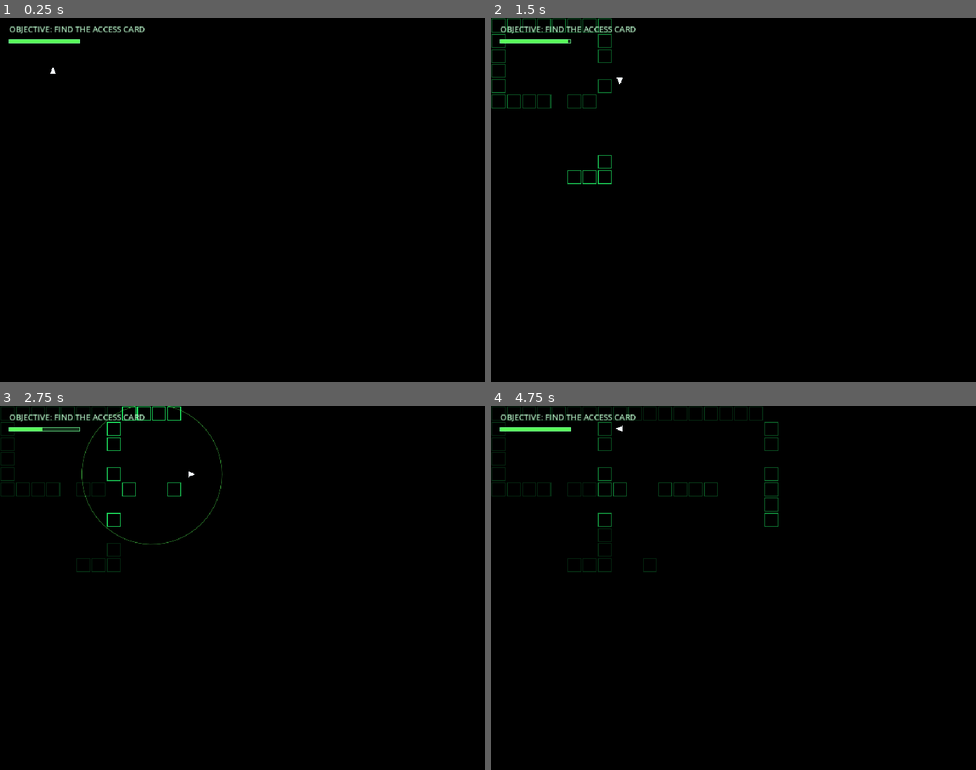
Above: before the commit, frames 1-4 (two rows, left to right).
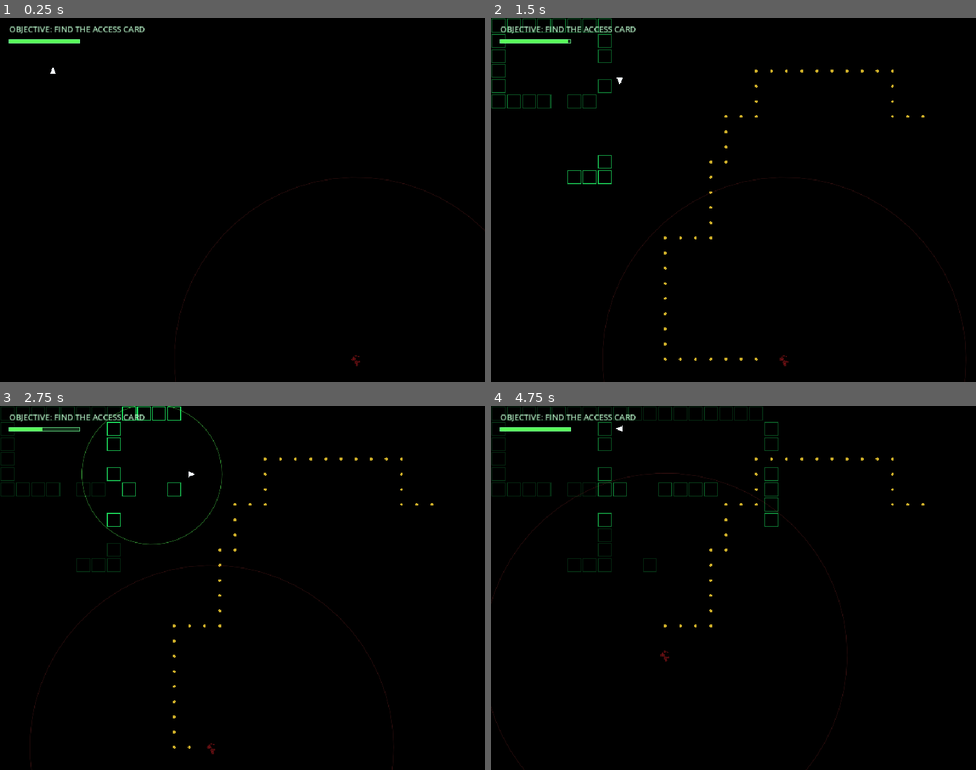
Above: after the commit, the same moments.

Repository: UnderstoodUseYourUsernameHere/Sonar
Game: Godot game, scene res://scenes/main.tscn
Same seed, same stepped clock (60 frames per second), same inputs: the game is played once before the commit and once after it.
Inputs (mouse positions are in pixels of both pictures, inside the frame that each line leads up to):
- Up to frame 1 (0.25 s): no input
- Up to frame 2 (1.5 s): tap Enter at 0.5 s; move the mouse to (840, 181) at 0.52 s; hold Right (move_right) 0.53-1.28 s; tap Space (ping) at 0.6, 1.35 s; click (840, 181) at 0.67 s; move the mouse to (636, 218) at 1.27 s; hold S (move_down) from 1.28 s (still down)
- Up to frame 3 (2.75 s): move the mouse to (291, 507) at 2.02 s; release S (move_down) at 2.03 s; hold Right (move_right) from 2.03 s (still down); tap Alt at 2.1 s; tap Space (ping) at 2.3 s
- Up to frame 4 (4.75 s): move the mouse to (709, 660) at 2.77 s; release Right (move_right) at 2.78 s; hold W (move_up) 2.78-3.53 s; tap Shift at 2.85 s; click (709, 660) at 2.92 s; tap Space (ping) at 3.05, 3.6, 4.35 s; move the mouse to (879, 642) at 3.52 s; hold Left (move_left) from 3.53 s (still down); move the mouse to (588, 533) at 4.27 s

The runs differ from the first frame. In frame 1, 0.1% of the frame differs, in the area x 36-100%, y 43-100%; in frame 2, 0.4%, in the area x 23-98%, y 14-100%; in frame 3, 0.4%; in frame 4, 0.4%.

Commit message:
Added noise system with monster hearing range, pings outside of that range do not alert the monster.

Diff:
--- a/scripts/main.gd
+++ b/scripts/main.gd
@@ -12,6 +12,7 @@
 const PING_COOLDOWN: float = 0.9
 const PING_RING_WIDTH: float = 1.0
 const PING_RING_COLOR: Color = Color(0.35, 1.0, 0.35, 1.0)
+const PING_NOISE_RANGE_TILES: float = 12.0 ## How far the monster can hear a ping, its larger than the radius on purpose
 
 const WALL_DIM_SEEN_ALPHA: float = 0.18 ## A wall thats been seen before never dims below this(its going to be an alpha, sigma oh my god!!!!)
 const WALL_FLASH_DURATION: float = 1.2
@@ -42,7 +43,7 @@
 const EXIT_DIM_ALPHA: float = 0.30
 const EXIT_FLASH_DURATION: float = 1.0
 
-const DEBUG_SHOW_MONSTER: bool = false
+const DEBUG_SHOW_MONSTER: bool = true
 
 const MAP_ROWS: Array[String] = [
 	"################################",
@@ -109,8 +110,12 @@
 var wall_cells: Array[Vector2i] = []
 var walkable_cells: Array[Vector2i] = []
 var wall_last_lit: Dictionary = {}
-var last_ping_cell: Vector2i = Vector2i.ZERO
+
 var last_ping_time: float = -1000.0
+
+var last_noise_cell: Vector2i = Vector2i.ZERO
+var last_noise_time: float = -1000.0
+var last_noise_range_tiles: float = 0.0
 
 var monster_cell: Vector2i = Vector2i.ZERO
 var monster_draw_position: Vector2 = Vector2.ZERO
@@ -128,7 +133,7 @@
 var monster_roam_wait_remaining: float = 0.0
 
 var monster_state: MonsterState = MonsterState.ROAMING
-var monster_last_heard_ping_time: float = -1000.0
+var monster_last_heard_noise_time: float = -1000.0
 var monster_investigation_target: Vector2i = Vector2i.ZERO
 var monster_needs_new_path: bool = false
 
@@ -642,8 +647,20 @@
 
 	active_pulses.append(SonarPulse.new(origin, origin_cell))
 
-	last_ping_cell = origin_cell
+	_make_noise(origin_cell, PING_NOISE_RANGE_TILES)
 	last_ping_time = game_time
+
+func _make_noise(cell: Vector2i, range_tiles: float) -> void:
+	if is_equal_approx(last_noise_time, game_time) and range_tiles < last_noise_range_tiles:
+		return
+
+	last_noise_cell = cell
+	last_noise_time = game_time
+	last_noise_range_tiles = range_tiles
+
+func _monster_can_hear(cell: Vector2i, range_tiles: float) -> bool:
+	var distance: float = monster_draw_position.distance_to(_cell_center(cell))
+	return distance <= range_tiles * TILE_SIZE
 
 func _update_pulses(delta: float) -> void:
 	if active_pulses.is_empty():
@@ -662,9 +679,11 @@
 			active_pulses.remove_at(i)
 
 func _update_monster_ai(delta: float) -> void:
-	if last_ping_time > monster_last_heard_ping_time:
-		monster_last_heard_ping_time = last_ping_time
-		_begin_monster_investigation(last_ping_cell)
+	if last_noise_time > monster_last_heard_noise_time:
+		monster_last_heard_noise_time = last_noise_time
+
+		if _monster_can_hear(last_noise_cell, last_noise_range_tiles):
+			_begin_monster_investigation(last_noise_cell)
 
 	match monster_state:
 		MonsterState.ROAMING:
@@ -785,6 +804,7 @@
 	if DEBUG_SHOW_MONSTER:
 		_draw_debug_path()
 		_draw_monster_ai_debug()
+		draw_arc(monster_draw_position, PING_NOISE_RANGE_TILES * TILE_SIZE, 0.0, TAU, 64, Color(1.0, 0.3, 0.3, 0.15), 1.0, true)
 		_draw_monster_at(monster_draw_position, 0.35)
 
 	_draw_player()
@@ -910,12 +930,12 @@
 	var color: Color = Color(base_color, alpha)
 
 	var door_rect: Rect2 = Rect2(
-		exit_draw_position - Vector2(14.0, 18.0),
-		Vector2(28.0, 36.0)
+		exit_draw_position - Vector2(8.0, 11.0),
+		Vector2(16.0, 22.0)
 	)
 
 	draw_rect(door_rect, color, false, 2.0)
-	draw_circle(exit_draw_position + Vector2(7.0, 0.0), 2.0, color)
+	draw_circle(exit_draw_position + Vector2(4.0, 0.0), 2.0, color)
 
 func _draw_pulses() -> void:
 	for pulse in active_pulses:
